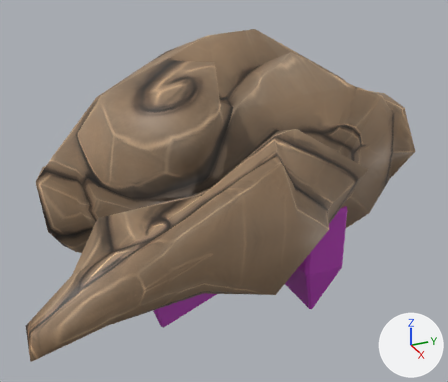
Renders of the FBX model Astromega/Assets/astn7.fbx from each side of a commit.
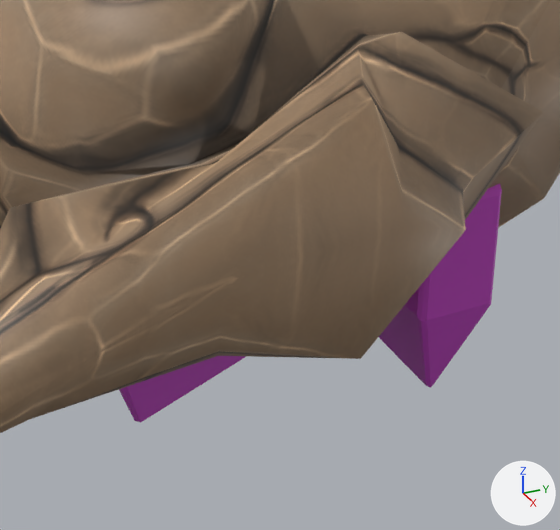
Each version is shown whole from a 50 mm lens placed at (1.039, -0.384, 0.756), pointed at (0.098, 0.04, 0.285), then close up on the part from 21% to 84% of the width and 30% to 100% of the height. Lighting does not change. The marker at lower right points along +X, +Y and +Z. The older version's two pictures come first. Where no turn or scale is listed for an object, it has been applied to the vertices.

Names of what the first close-up shows: 'node_id120', 'node_id44'.
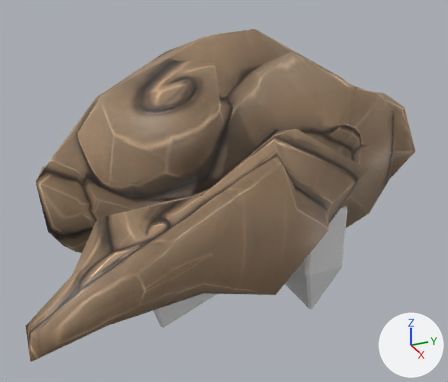
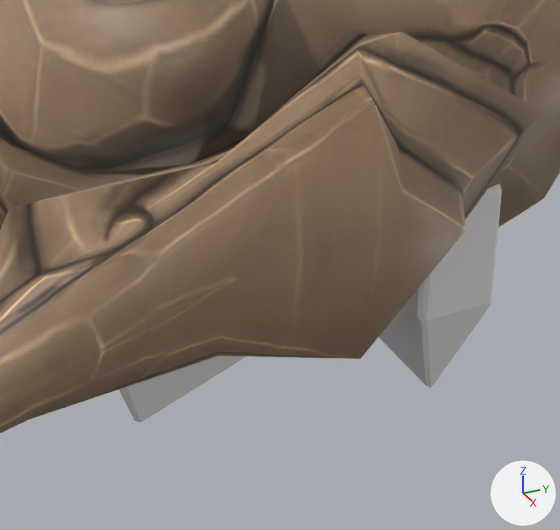
Location of each change, [x1, y1, x2, y2] in pixels of the close-ups (560 x 530 px):
'node_id44', recoloured (purple to white)
    both: [119, 184, 502, 423]

The change, as a diff of the scene's bpy script:
```diff
--- a/Astromega/Assets/astn7.fbx.py
+++ b/Astromega/Assets/astn7.fbx.py
@@ me_mesh_id45_001 @@
 me_mesh_id45_001.from_pydata(...)  # 48 vertices, 92 faces; spans x -0.357..-0.067, y 0.105..0.496, z -0.293..-0.043
-me_mesh_id45_001.materials.append(mat_astn7m)  # picture img_astn7t_png
```
